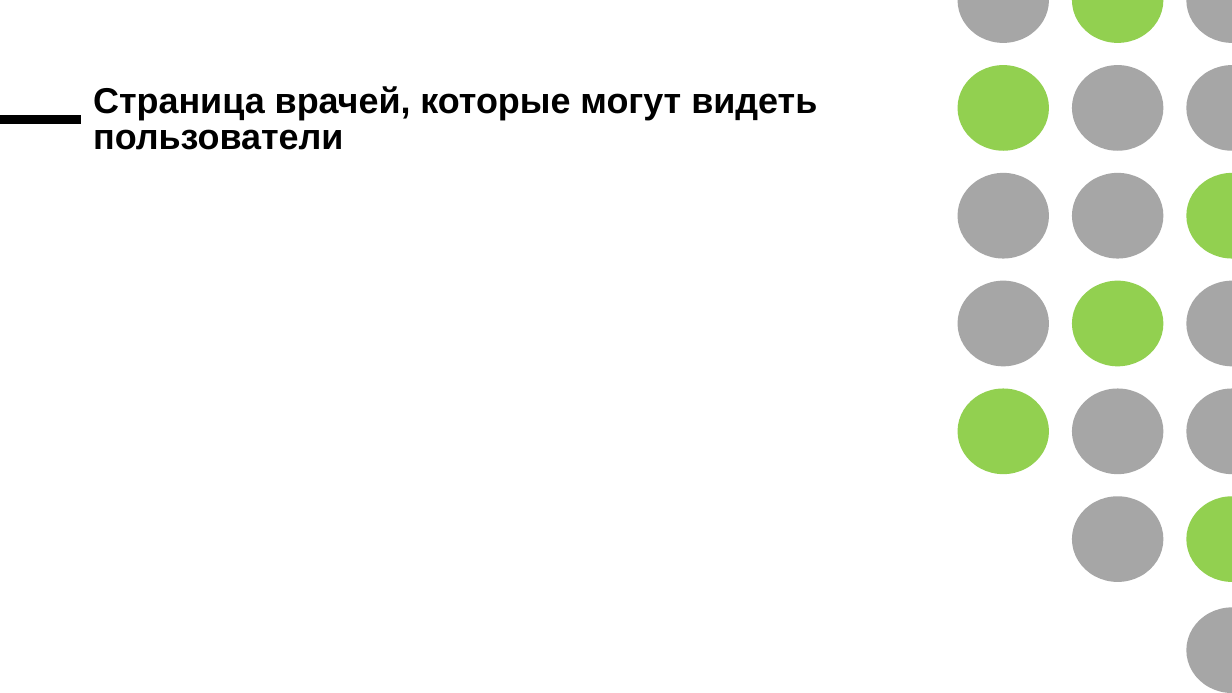
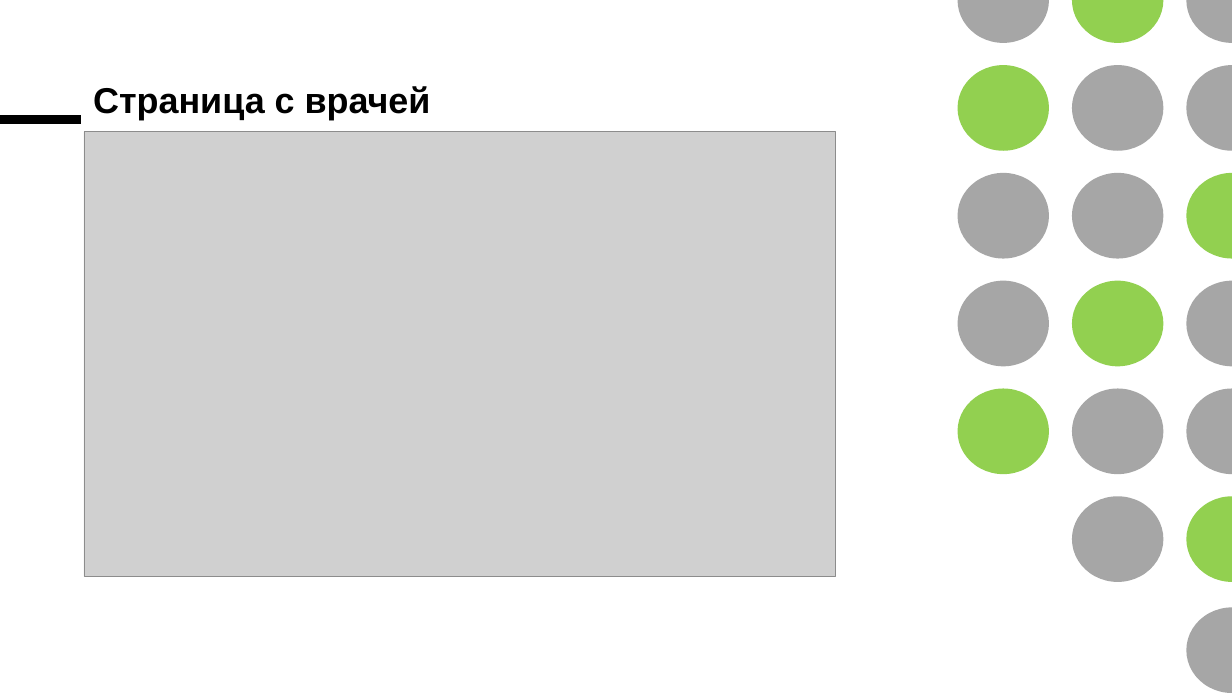
Before and after one commit to sa1kri/Kompas-v19, a slide deck: slide 8 of Презентация 15.pptx. Drawn at 1232x693 pixels with LibreOffice and Linux fonts; fonts in the diff are those of the drawing; grey boxes stand for pictures. Boxes give left, top, right and bottom in pixels: in the first picture for what was removed or moved away, otherwise in the second. Text is boxed around its words. In the diff, an @@ line names an element or a change of style, - is before the commit and + after.

```diff
--- a/Презентация 15.pptx
+++ b/Презентация 15.pptx
@@ title at [93, 86, 431, 119]: text changed @@
-Страница врачей, которые могут видеть пользователи
+Страница с врачей
@@ picture added at [84, 132, 836, 577] @@
```
Also in this commit, not shown: 7 other slides changed, 3 slides added, 1 slide removed.
